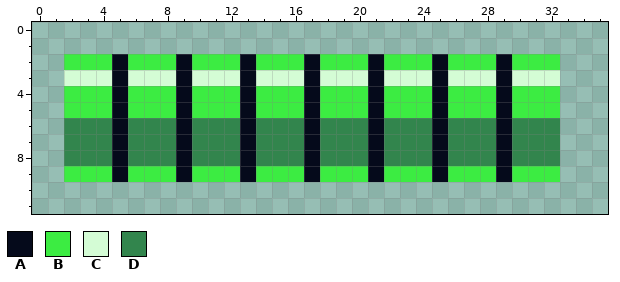
Two states of a pixel-art file, Sprites/Bar.aseprite. Above is the file before it was changed.
36x12 pixels, 1 frame.
Palette (. is transparent): A #050a1b  B #3cec42  C #d4fcd5  D #32854d
Pixels before, first column x 2:
 2 BBBABBBABBBABBBABBBABBBABBBABBB
 3 CCCACCCACCCACCCACCCACCCACCCACCC
 4 BBBABBBABBBABBBABBBABBBABBBABBB
 5 BBBABBBABBBABBBABBBABBBABBBABBB
 6 DDDADDDADDDADDDADDDADDDADDDADDD
 7 DDDADDDADDDADDDADDDADDDADDDADDD
 8 DDDADDDADDDADDDADDDADDDADDDADDD
 9 BBBABBBABBBABBBABBBABBBABBBABBB
And afterwards:
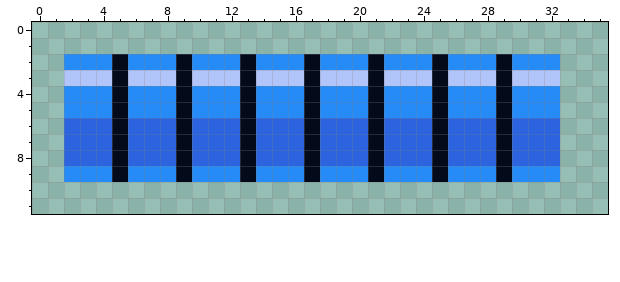
The author wrote: Color Bars
Change:
{"colour":"B","old":"#3cec42","new":"#268bf7"}
{"colour":"C","old":"#d4fcd5","new":"#b2c5fa"}
{"colour":"D","old":"#32854d","new":"#2b64de"}
